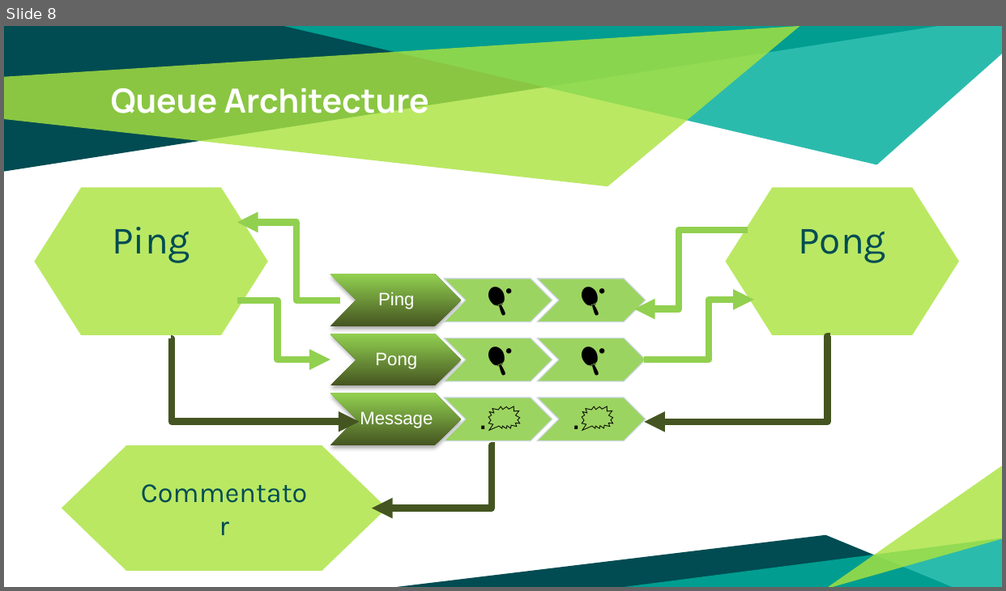
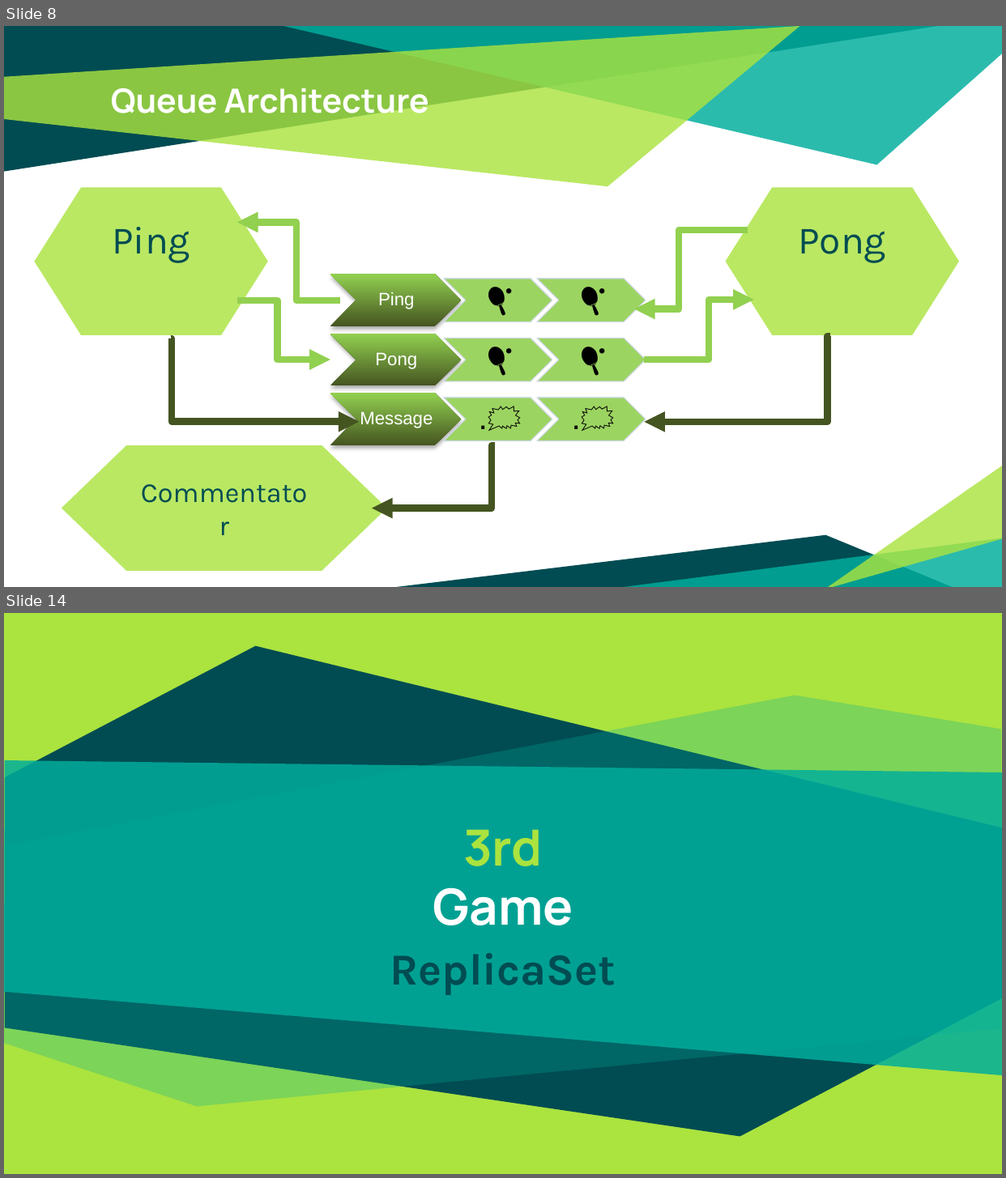
Before and after one commit to patrocinio/chaos-monkey-playing-ping-pong, a slide deck: Presentation/Bootcamp.pptx. Shown one above the other, each under a label of ours: slide 8 before the commit, slides 8 and 14 after it; the slides between them are not shown. The pictures are 1006x591 and 1006x1178 pixels, drawn with LibreOffice and Linux fonts; fonts in the diff are those of the drawing. Boxes give left, top, right and bottom in pixels: in the first picture for what was removed or moved away, otherwise in the second. Text is boxed around its words. In the diff, an @@ line names an element or a change of style, - is before the commit and + after.

```diff
--- a/Presentation/Bootcamp.pptx
+++ b/Presentation/Bootcamp.pptx
@@ slide 14 added at [4, 613, 1002, 1174], background #ABE33F @@
@@ freeform shape added at [5, 646, 1002, 1137], fill #004C52 @@
@@ freeform shape added at [4, 695, 1001, 1106], fill #00AE9D at 27% opacity @@
@@ freeform shape added at [4, 760, 1002, 1076], fill #00AE9D at 83% opacity @@
@@ title added at [433, 829, 573, 926], 36 pt, text #FFFFFF, bold @@
+3rd
+Game
@@ subtitle added at [390, 953, 616, 995], 32 pt, text #004C52, bold @@
+ReplicaSet
```
Also in this commit, not shown: 2 slides changed, 27 other slides added.
